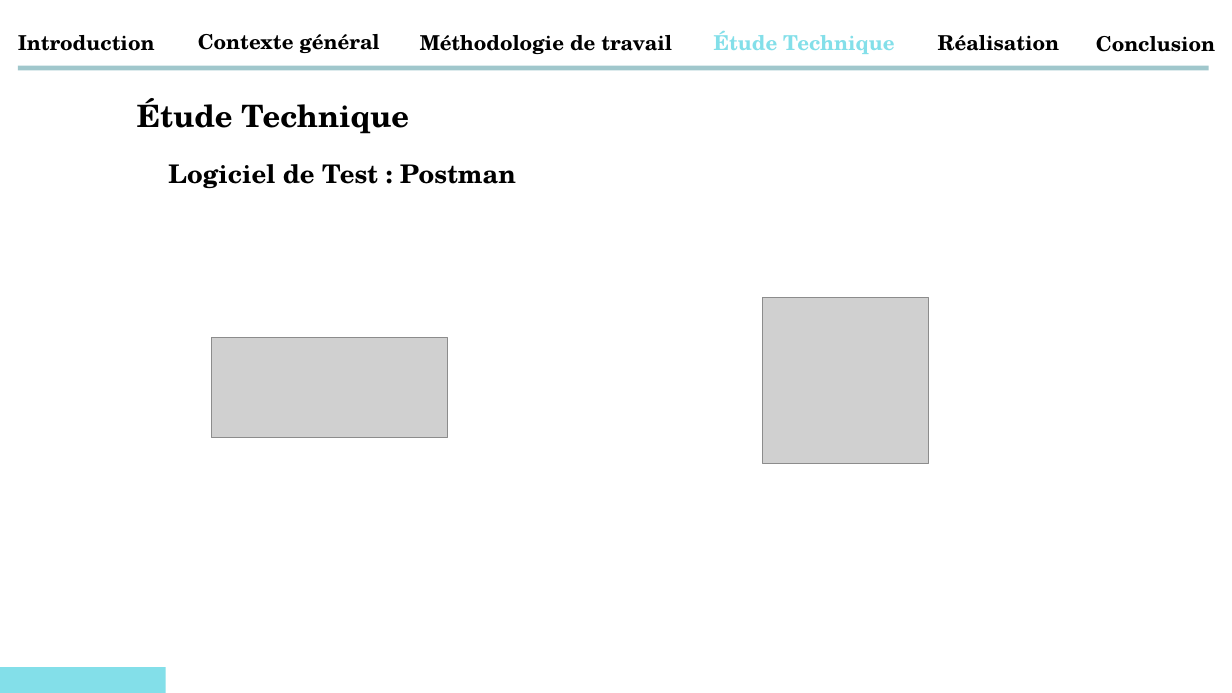
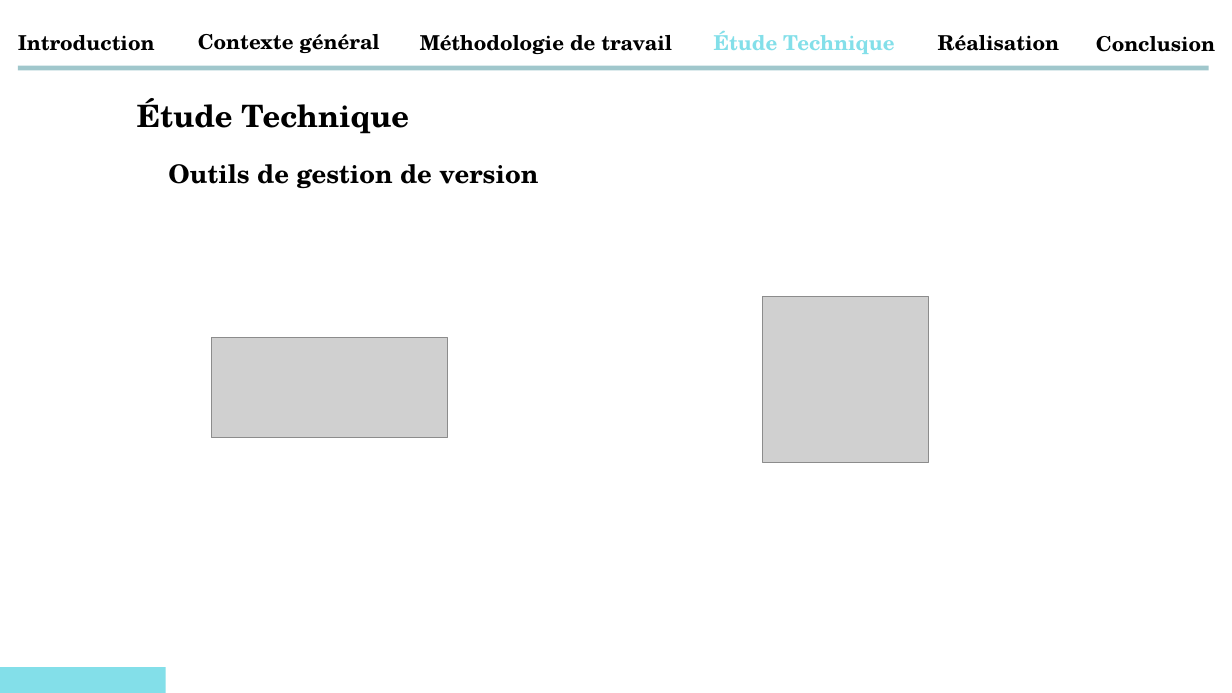
Before and after one commit to abdessamadtanafaat/AdminDashboard, a slide deck: slide 22 of PRESENTATION PFA/Presentatin PFA .pptx. Drawn at 1232x693 pixels with LibreOffice and Linux fonts; fonts in the diff are those of the drawing; grey boxes stand for pictures. Boxes give left, top, right and bottom in pixels: in the first picture for what was removed or moved away, otherwise in the second. Text is boxed around its words. In the diff, an @@ line names an element or a change of style, - is before the commit and + after.

```diff
--- a/PRESENTATION PFA/Presentatin PFA .pptx
+++ b/PRESENTATION PFA/Presentatin PFA .pptx
@@ text at [168, 164, 538, 189]: text changed @@
-Logiciel de Test : Postman
+Outils de gestion de version
```
Also in this commit, not shown: 3 other slides changed, 20 other files.
